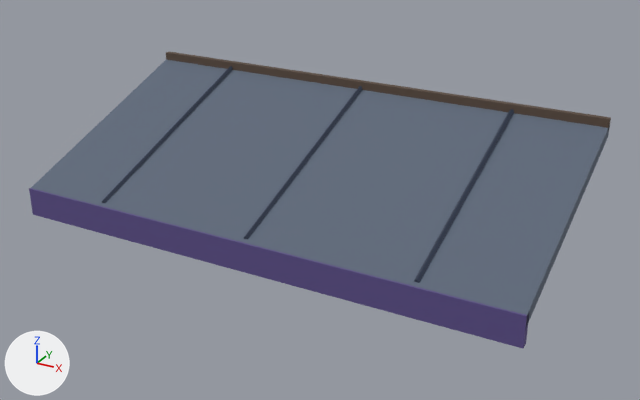
The glTF model public/assets/models/city/city_awning.glb: old version first, new version second.
The view is the same before and after, from a camera (50 mm lens) standing at (1.95, -4.0, 1.84) and looking at (0.08, -0.61, 0.15). The lights are fixed; the arrows at lower left show +X, +Y and +Z. The older version comes first. Where no turn or scale is listed for an object, it has been applied to the vertices. Vertices at exactly the same position are counted once.

Objects in the first picture: 'canopy', 'roof_seam', 'roof_seam.001', 'roof_seam.002', 'valance', 'wall_flashing'.
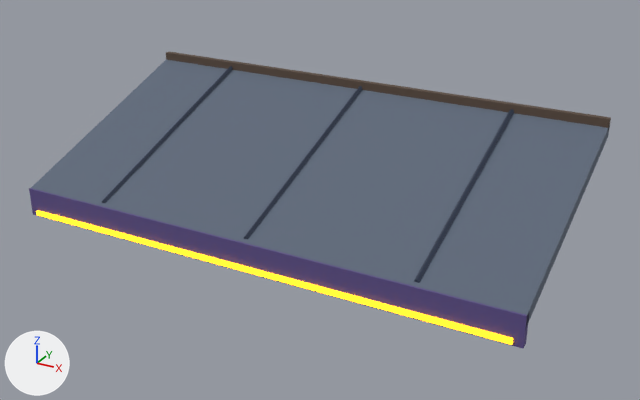
What the commit changed:
me_led_strip is used by ob_led_strip; location (0.0, -1.1, 0.007).
me_led_strip had 8 vertices, 12 faces and spanned x -1.18..1.18, y -0.01..0.01, z -0.01..0.01.
me_led_strip now has 16 vertices, 24 faces and spans x -1.21..1.21, y -0.07..0.01, z -0.01..0.03.
me_led_strip part 1: a new loose piece, a box spanning x -1.21..1.21, y -0.072..-0.06, z 0.002..0.026, in mat_mat_neon_amber (orange #ffae1a, glowing orange #ffae1a).

Location of each change, [x1, y1, x2, y2] in pixels of the pictures (640 x 400 px):
'led_strip', reshaped (not visible before)
    after: [36, 210, 513, 345]
